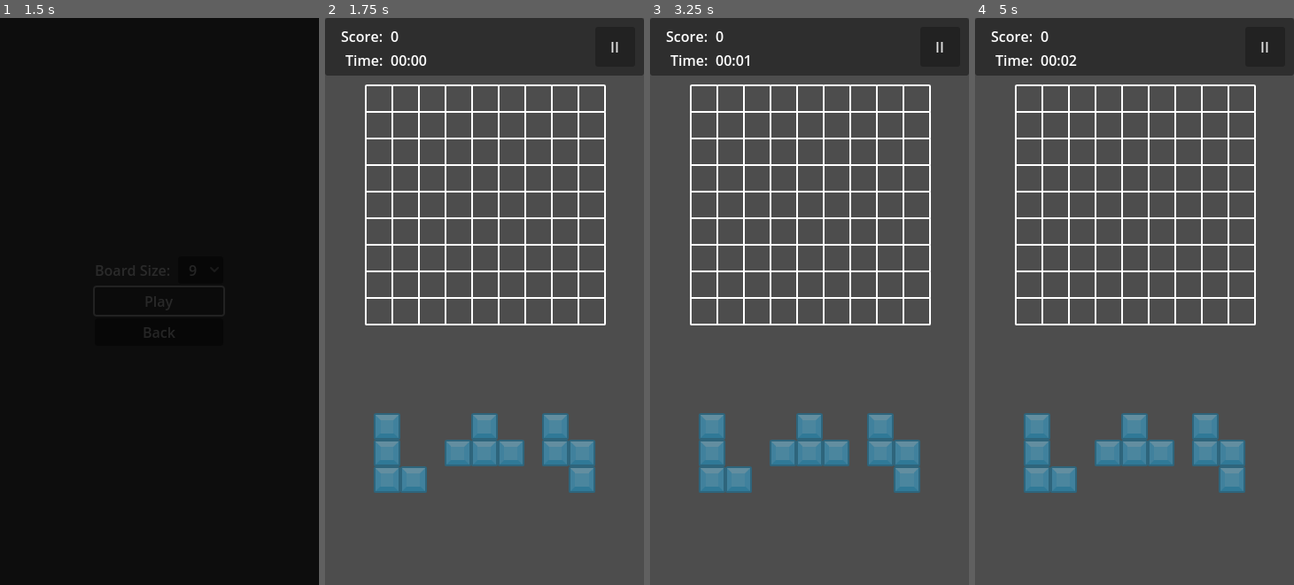
Above: before the commit, frames 1-4 (left to right).
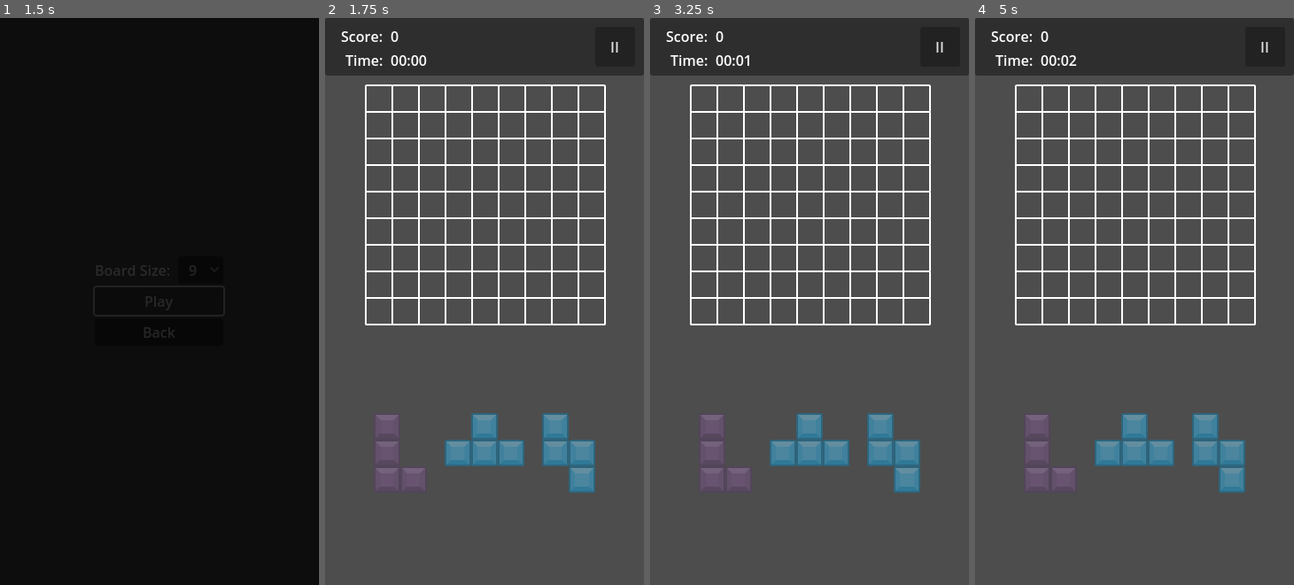
Above: after the commit, the same moments.

Repository: Ozymandias1/blockgame
Game: Godot game, scene res://Scenes/00_RootScene.tscn
The game is run twice, just before and just after one commit, with the same random seed, the same clock (stepped at 60 frames per second) and the same inputs.
Inputs:
- Up to frame 1 (1.5 s): click "Start Game" at 0.5 s; click "Play" at 1.25 s
- Up to frame 2 (1.75 s): no input
- Up to frame 3 (3.25 s): click "II" at 2 s; click "Resume" at 2.75 s
- Up to frame 4 (5 s): click "II" at 3.5 s; click "Resume" at 4.25 s

Frame 1 is identical in both runs. In frame 2, 1.6% of the frame differs, in the area x 15-32%, y 69-84%; in frame 3, 1.6%; in frame 4, 1.6%.

Commit message:
블럭 텍스쳐 랜덤 선택

Diff:
--- a/Scripts/Block.gd
+++ b/Scripts/Block.gd
@@ -10,7 +10,15 @@
 	get:
 		return block_indices.size() # 블럭 개수가 이 블럭의 기본 점수가 됨
 
+const ELEMENT_BLUE_SQUARE = preload("res://Textures/element_blue_square.png")
+const ELEMENT_GREEN_SQUARE = preload("res://Textures/element_green_square.png")
+const ELEMENT_GREY_SQUARE = preload("res://Textures/element_grey_square.png")
+const ELEMENT_PURPLE_SQUARE = preload("res://Textures/element_purple_square.png")
+const ELEMENT_RED_SQUARE = preload("res://Textures/element_red_square.png")
+const ELEMENT_YELLOW_SQUARE = preload("res://Textures/element_yellow_square.png")
+
 func _ready():
+	set_block_textures()
 	set_opacity(0.5)
 
 # 블럭들 투명도 설정
@@ -24,3 +32,16 @@
 		var target_index = board_item_index + child.block_index
 		child.name = "%s_%s" % [target_index.x, target_index.y]
 		child.block_index = target_index
+
+func set_block_textures():
+	var temp_tex_array = [
+		ELEMENT_BLUE_SQUARE,
+		ELEMENT_GREEN_SQUARE,
+		ELEMENT_GREY_SQUARE,
+		ELEMENT_PURPLE_SQUARE,
+		ELEMENT_RED_SQUARE,
+		ELEMENT_YELLOW_SQUARE
+	]
+	var selected_texture = temp_tex_array.pick_random()
+	for child in self.get_children():
+		child.set_texture(selected_texture) # TextureRect의 set_texture() 함수 사용
--- a/Scripts/BlockElement.gd
+++ b/Scripts/BlockElement.gd
@@ -16,6 +16,7 @@
 	for point in Constants.BlockVFXOffsets:
 		var vfx = BLOCK_BREAK_VFX.instantiate()
 		get_tree().get_root().add_child(vfx)
+		vfx.get_node("CollisionShape2D/Sprite2D").texture = self.texture
 		vfx.global_position = self.global_position
 		vfx.global_position += point
 		temp_vfx_blocks.append(vfx)
--- a/Scripts/GamePlay.gd
+++ b/Scripts/GamePlay.gd
@@ -218,7 +218,6 @@
 				if check_gameover():
 					show_gameover_screen()
 
-				print('combo_ratio: %s, combo_reset_counter: %s' % [combo_ratio, combo_reset_counter])
 # 보드판 크기변경 시그널
 func _on_board_resized():
 	# 배치용 블럭 공간 컨트롤 위치 조정
